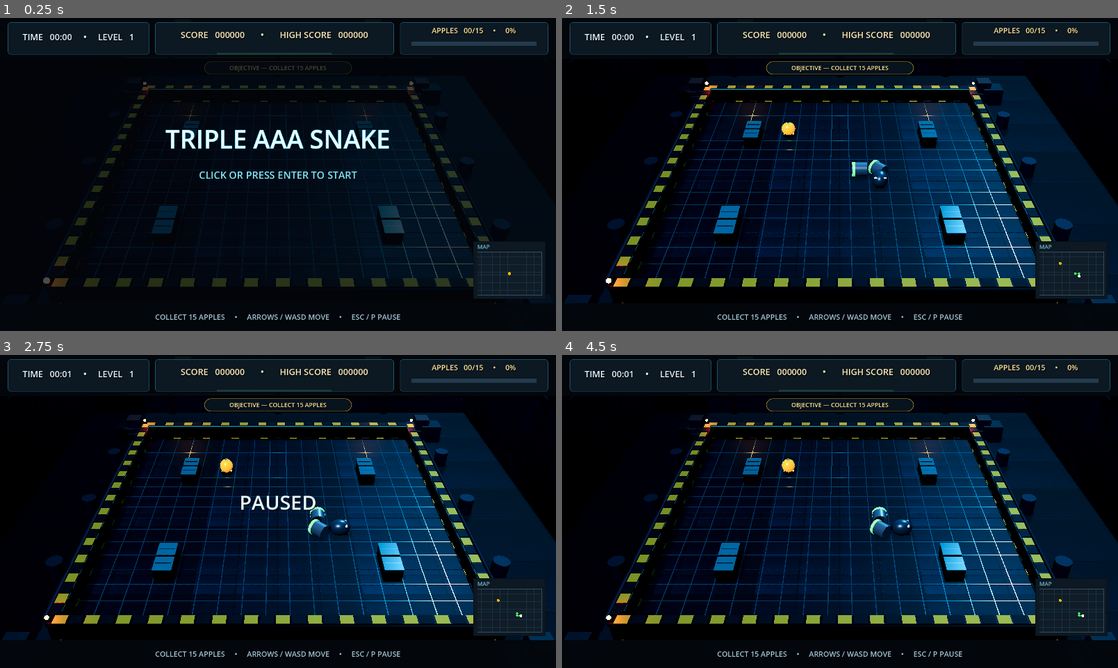
Above: before the commit, frames 1-4 (two rows, left to right).
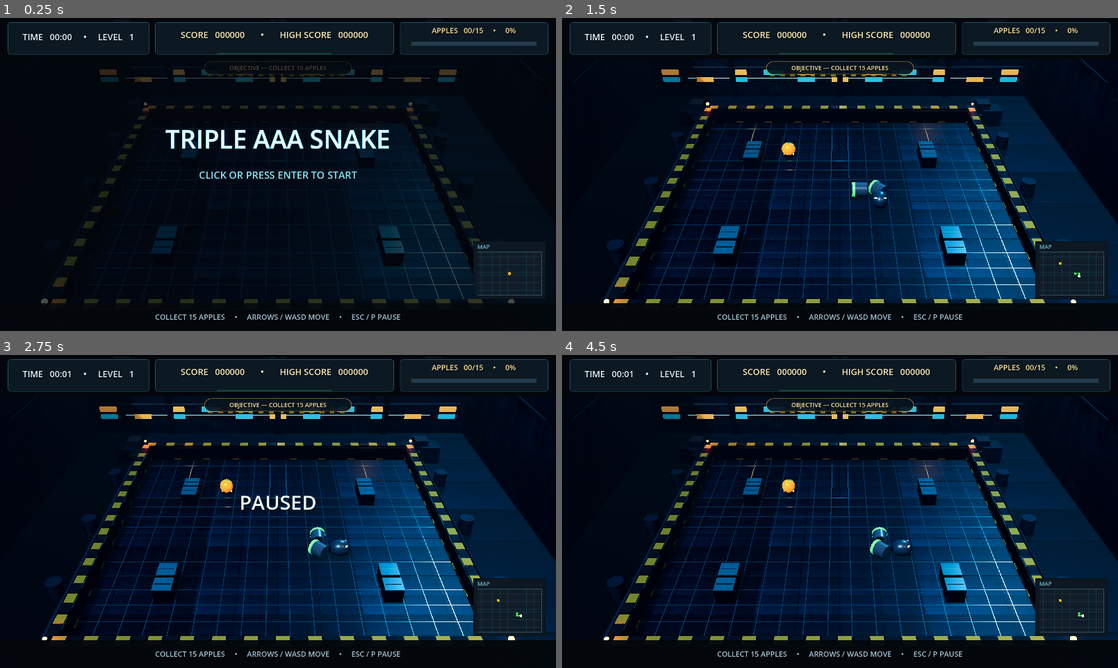
Above: after the commit, the same moments.

Repository: ADD-Attack/Cadre
Game: Godot game, scene res://main.tscn
Same seed, same stepped clock (60 frames per second), same inputs: the game is played once before the commit and once after it.
Inputs (mouse positions are in pixels of both pictures, inside the frame that each line leads up to):
- Up to frame 1 (0.25 s): no input
- Up to frame 2 (1.5 s): tap Enter at 0.5, 0.6 s; move the mouse to (962, 158) at 0.52 s; hold Right 0.53-1.28 s; click (962, 158) at 0.67 s; move the mouse to (728, 190) at 1.27 s; hold Down from 1.28 s (still down); tap Keypad Enter at 1.35 s
- Up to frame 3 (2.75 s): move the mouse to (333, 442) at 2.02 s; release Down at 2.03 s; hold Right from 2.03 s (still down); tap P at 2.1 s
- Up to frame 4 (4.5 s): tap Space at 2.75, 4.25 s; move the mouse to (812, 574) at 2.77 s; release Right at 2.78 s; hold Up 2.78-3.53 s; tap Enter at 2.85, 3.5 s; click (812, 574) at 2.92 s; move the mouse to (1006, 558) at 3.52 s; hold Left from 3.53 s (still down); tap Keypad Enter at 3.6 s; move the mouse to (673, 464) at 4.27 s; tap P at 4.35 s

The runs differ from the first frame. In frame 1, 7.1% of the frame differs, in the area x 7-93%, y 16-92%; in frame 2, 26%, in the area x 0-100%, y 13-92%; in frame 3, 26%; in frame 4, 26%.

Commit message:
Apply producer-verified Wave F polish

Diff:
--- a/snake-aaa/main.gd
+++ b/snake-aaa/main.gd
@@ -118,7 +118,7 @@
 	var environment := Environment.new()
 	var sky_material := ProceduralSkyMaterial.new()
 	sky_material.sky_top_color = Color("#0A1420")
-	sky_material.sky_horizon_color = Color("#132A42")
+	sky_material.sky_horizon_color = Color("#1B3A58")
 	sky_material.ground_bottom_color = Color("#030507")
 	sky_material.ground_horizon_color = Color("#060A10")
 	var sky := Sky.new()
@@ -126,8 +126,9 @@
 	environment.background_mode = Environment.BG_SKY
 	environment.sky = sky
 	environment.ambient_light_source = Environment.AMBIENT_SOURCE_SKY
-	environment.ambient_light_sky_contribution = 0.45
-	environment.ambient_light_energy = 0.32
+	environment.ambient_light_sky_contribution = 0.55
+	environment.ambient_light_energy = 0.5
+	environment.background_energy_multiplier = 1.35
 	environment.tonemap_mode = Environment.TONE_MAPPER_ACES
 	environment.tonemap_exposure = 0.92
 	environment.glow_enabled = true
@@ -136,8 +137,8 @@
 	environment.glow_strength = 1.0
 	environment.glow_hdr_threshold = 0.9
 	environment.fog_enabled = true
-	environment.fog_light_color = Color("#0a1420")
-	environment.fog_density = 0.012
+	environment.fog_light_color = Color("#10222F")
+	environment.fog_density = 0.02
 	environment.fog_sky_affect = 0.25
 	environment.ssao_enabled = true
 	world.environment = environment
@@ -164,7 +165,7 @@
 	camera.current = true
 	camera.fov = 33.7
 	add_child(camera)
-	camera.look_at(Vector3.ZERO, Vector3.UP)
+	camera.look_at(Vector3(0, 1.5, 0), Vector3.UP)
 
 	arena_root = Node3D.new()
 	arena_root.name = "Arena"
@@ -189,12 +190,12 @@
 	roughness_noise.height = 128
 	roughness_noise.seamless = true
 	roughness_noise.noise = surface_noise
-	var exterior_material := _material(Color("#2a3644"), 0.15, 0.75)
+	var exterior_material := _material(Color("#33445A"), 0.15, 0.68)
 	exterior_material.albedo_texture = floor_texture
 	exterior_material.uv1_scale = Vector3(9.0, 9.0, 1.0)
 	var exterior_floor := _box(Vector3(70.0, 0.12, 70.0))
 	_add_mesh(arena_root, exterior_floor, Vector3(0, -0.82, 0), exterior_material)
-	var floor_material := _material(Color("#42536a"), 0.25, 0.52)
+	var floor_material := _material(Color("#546C88"), 0.3, 0.44)
 	floor_material.albedo_texture = floor_texture
 	floor_material.uv1_scale = Vector3(7.0, 7.0, 1.0)
 	var floor_mesh := BoxMesh.new()
@@ -305,12 +306,36 @@
 	high_run_node.rotation.z = PI / 2.0
 	for y in [1.0, 8.4]:
 		_add_mesh(arena_root, _box(Vector3(27.0, 0.045, 0.035)), Vector3(0, y, -16.68), _glow_material(Color("#2FB9D8"), 1.6))
+	# Horizon strip light at the top of the camera-visible wall slice (y~1.9).
+	_add_mesh(arena_root, _box(Vector3(30.0, 0.12, 0.06)), Vector3(0, 1.85, -16.68), _glow_material(Color("#2FB9D8"), 1.2))
+	# Lit windows inside the camera-visible wall slice (bottom ~2m of the wall).
+	var window_mats := [_glow_material(Color("#2FB9D8"), 0.85), _glow_material(Color("#FFB347"), 0.85)]
+	var wi := 0
+	for row_y in [0.85, 1.55]:
+		var wx := -15.0
+		while wx <= 15.0:
+			if (wi + int(row_y * 10.0)) % 4 != 3:
+				_add_mesh(arena_root, _box(Vector3(1.5, 0.45, 0.06)), Vector3(wx, row_y, -16.68), window_mats[wi % 2])
+			wx += 3.0
+			wi += 1
+	var wall_uplight := OmniLight3D.new()
+	wall_uplight.position = Vector3(0, 1.5, -12.5)
+	wall_uplight.light_color = Color("#7FB2D9")
+	wall_uplight.light_energy = 1.2
+	wall_uplight.omni_range = 15.0
+	arena_root.add_child(wall_uplight)
 	var wall_wash := OmniLight3D.new()
 	wall_wash.position = Vector3(0, 5.2, -15.2)
 	wall_wash.light_color = Color("#2FB9D8")
-	wall_wash.light_energy = 0.65
+	wall_wash.light_energy = 1.3
 	wall_wash.omni_range = 20.0
 	arena_root.add_child(wall_wash)
+	var warm_key := OmniLight3D.new()
+	warm_key.position = Vector3(11.0, 12.0, 11.0)
+	warm_key.light_color = Color("#FFB37A")
+	warm_key.light_energy = 1.1
+	warm_key.omni_range = 42.0
+	arena_root.add_child(warm_key)
 	# Three amber practicals cast individual light pools across the room.
 	for x in [-13.0, 0.0, 13.0]:
 		var practical_pos := Vector3(x, 6.0, -16.55)
@@ -742,7 +767,7 @@
 			cylinder.bottom_radius = 0.44
 			cylinder.height = 0.93
 			cylinder.radial_segments = 16
-			var body_material := _material(Color("#74879c"), 0.55, 0.38)
+			var body_material := _material(Color("#74879c"), 0.6, 0.3)
 			body_material.emission_enabled = true
 			body_material.emission = Color("#22384c")
 			body_material.emission_energy_multiplier = 0.25
Not shown, changed: snake-aaa/build/web/index.html
Not shown, changed: snake-aaa/build/web/index.pck
